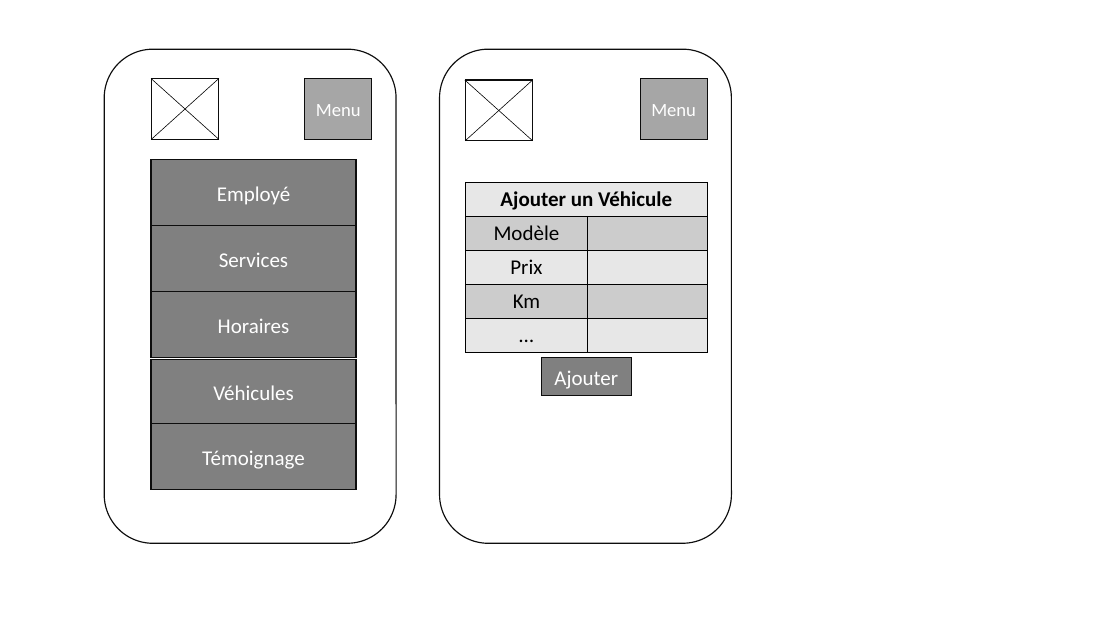
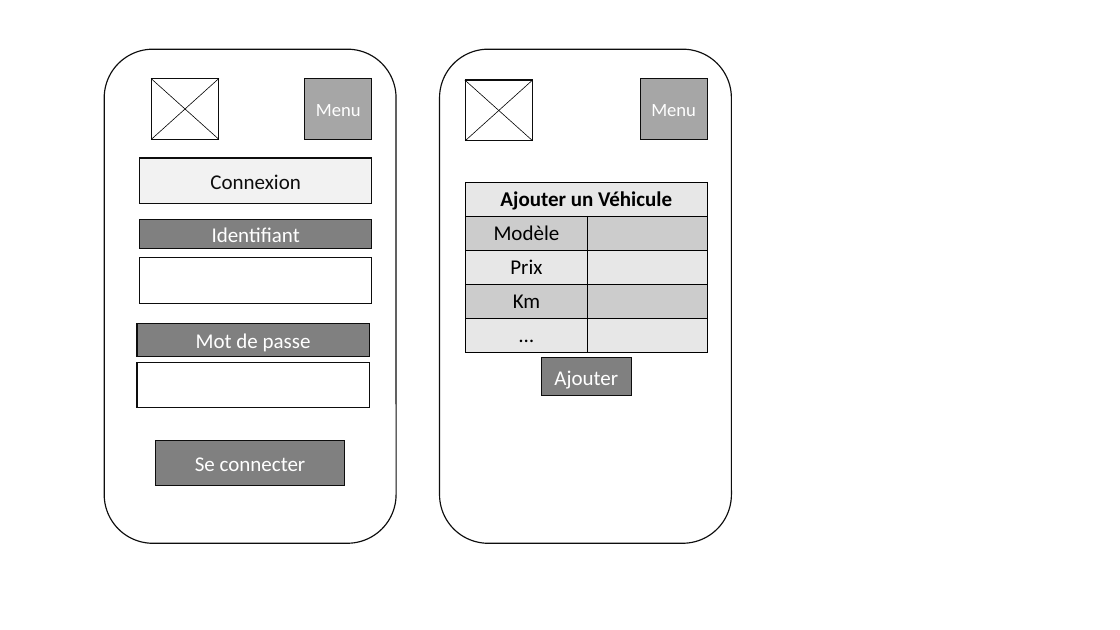
Before and after one commit to adele-dbs/garagevparrot, a slide deck: slide 8 of other/Maquette -Wireframe.pptx (slide 10 before the commit). Drawn at 1120x630 pixels with LibreOffice and Linux fonts; fonts in the diff are those of the drawing. Boxes give left, top, right and bottom in pixels: in the first picture for what was removed or moved away, otherwise in the second. Text is boxed around its words. In the diff, an @@ line names an element or a change of style, - is before the commit and + after.

```diff
--- a/other/Maquette -Wireframe.pptx
+++ b/other/Maquette -Wireframe.pptx
@@ rectangle added at (139,158,372,203), fill #F2F2F2, outline #0D0D0D 1 pt, 18 pt, text #0D0D0D @@
+Connexion
@@ rectangle removed at (151,160,356,226) @@
-Employé
@@ rectangle added at (139,220,372,249), fill #808080, outline #0D0D0D 1 pt, 18 pt, text #FFFFFF @@
+Identifiant
@@ rectangle removed at (151,226,356,292) @@
-Services
@@ rectangle added at (139,258,372,303), fill #FFFFFF, outline #0D0D0D 1 pt @@
@@ rectangle removed at (151,292,356,358) @@
-Horaires
@@ rectangle added at (137,323,370,356), fill #808080, outline #0D0D0D 1 pt, 18 pt, text #FFFFFF @@
+Mot de passe
@@ rectangle added at (137,363,370,408), fill #FFFFFF, outline #0D0D0D 1 pt @@
@@ rectangle removed at (151,360,356,426) @@
-Véhicules
@@ rectangle removed at (151,424,356,491) @@
-Témoignage
@@ rectangle added at (155,440,344,486), fill #808080, outline #0D0D0D 1 pt, 18 pt, text #FFFFFF @@
+Se connecter
```
Also in this commit, not shown: 39 other files.
